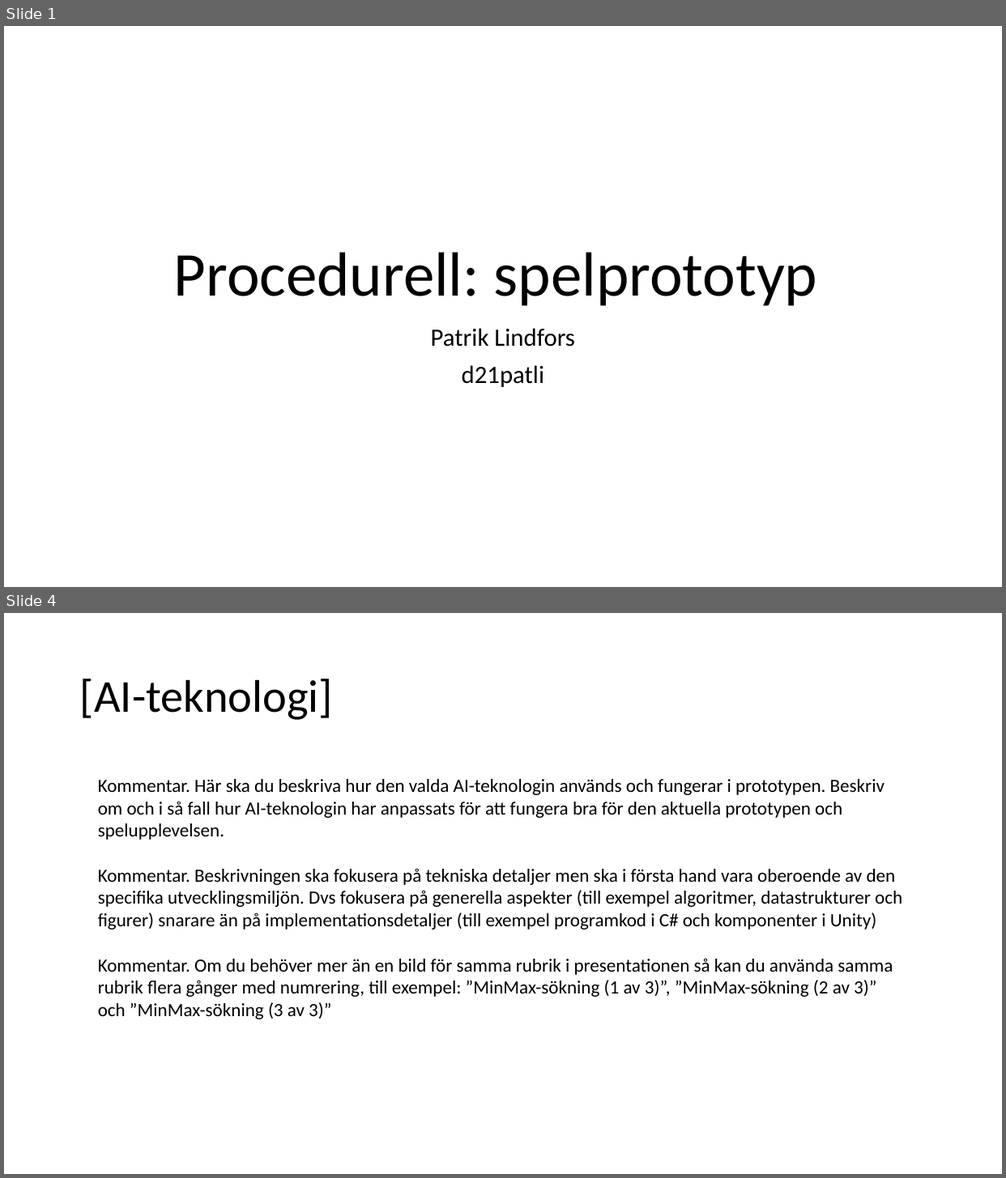
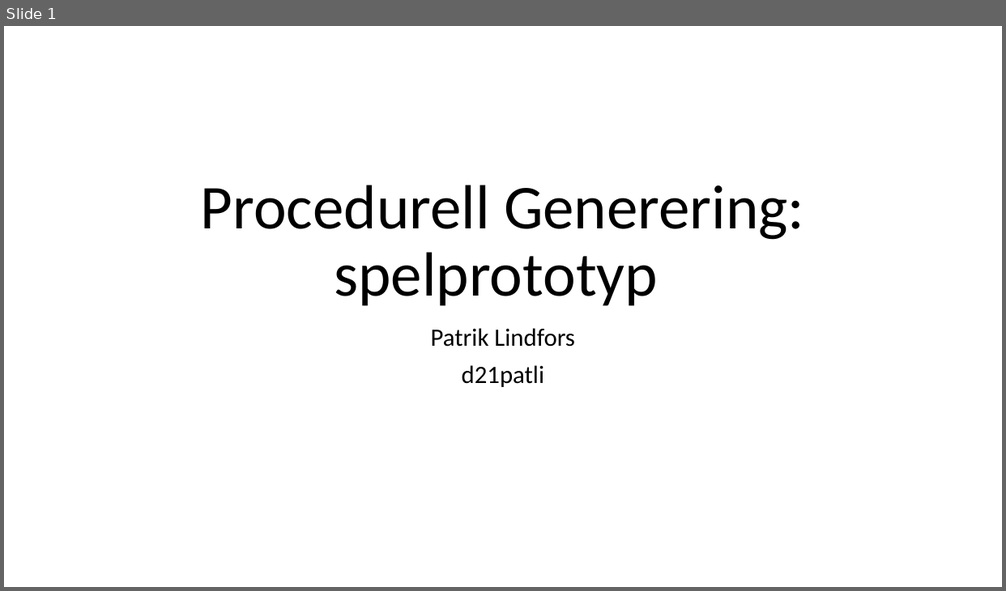
Before and after one commit to pythonpalle/sudoku, a slide deck: Procedurell_Generering_Prototyp.pptx. Shown one above the other, each under a label of ours: slides 1 and 4 before the commit, slide 1 after it; the slides between them are not shown. The pictures are 1006x1178 and 1006x591 pixels, drawn with LibreOffice and Linux fonts; fonts in the diff are those of the drawing. Boxes give left, top, right and bottom in pixels: in the first picture for what was removed or moved away, otherwise in the second. Text is boxed around its words. In the diff, an @@ line names an element or a change of style, - is before the commit and + after.

Commit message:
typ klar med prototyp PP

```diff
--- a/Procedurell_Generering_Prototyp.pptx
+++ b/Procedurell_Generering_Prototyp.pptx
@@ slide 4 removed at (4,613,1002,1174), background #FFFFFF @@
@@ title removed at (80,679,333,720) @@
-[AI-teknologi]
@@ text removed at (98,779,902,1020) @@
-Kommentar. Här ska du beskriva hur den valda AI-teknologin används och fungerar i prototypen. Beskriv om och i så fall hur AI-teknologin har anpassats för att fungera bra för den aktuella prototypen och spelupplevelsen.
-Kommentar. Beskrivningen ska fokusera på tekniska detaljer men ska i första hand vara oberoende av den specifika utvecklingsmiljön. Dvs fokusera på generella aspekter (till exempel algoritmer, datastrukturer och figurer) snarare än på implementationsdetaljer (till exempel programkod i C# och komponenter i Unity)
-Kommentar. Om du behöver mer än en bild för samma rubrik i presentationen så kan du använda samma rubrik flera gånger med numrering, till exempel: ”MinMax-sökning (1 av 3)”, ”MinMax-sökning (2 av 3)” och ”MinMax-sökning (3 av 3)”
@@ slide 1 changed as well @@
@@ title at (201,185,804,306): text changed @@
-Procedurell: spelprototyp
+Procedurell Generering: spelprototyp
```
Also in this commit, not shown: 10 slides added, 2 other slides removed, 1 other file.
